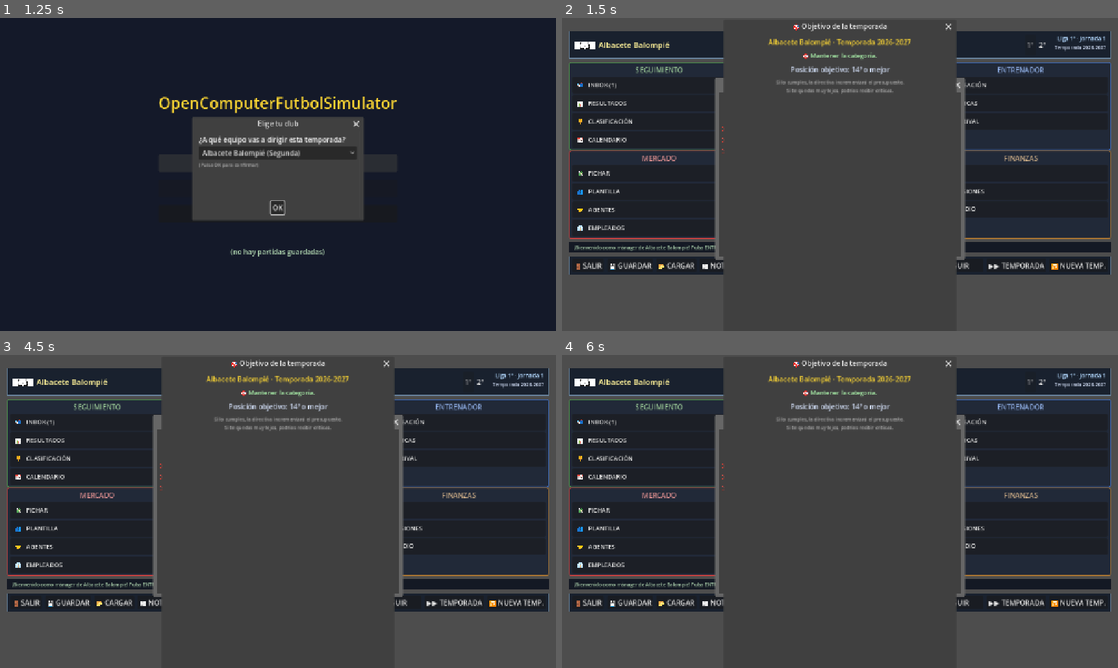
Above: before the commit, frames 1-4 (two rows, left to right).
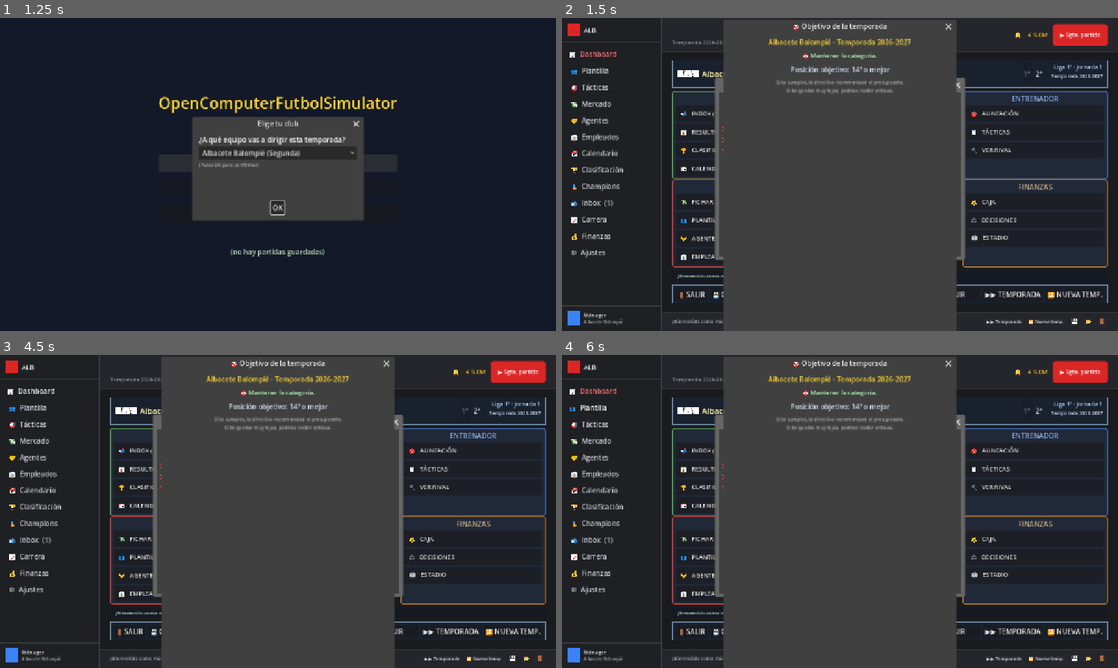
Above: after the commit, the same moments.

Repository: antxiko/OpenComputerFutbolSimulator
Game: Godot game, scene res://scenes/main_menu.tscn
Same seed, same stepped clock (60 frames per second), same inputs: the game is played once before the commit and once after it.
Inputs (mouse positions are in pixels of both pictures, inside the frame that each line leads up to):
- Up to frame 1 (1.25 s): click "🆕 Nueva partida" at 0.5 s
- Up to frame 2 (1.5 s): click "OK" at 1.25 s
- Up to frame 3 (4.5 s): click "Empezar Liga" at 2 s; click "Empezar Liga" at 2.75 s; click "2ª" at 3.5 s; click (50, 392) at 4.25 s, where only the run after the commit has a clickable "📊 Dashboard"
- Up to frame 4 (6 s): click "📬 INBOX (1)" at 5 s; click (612, 408) at 5.75 s, where only the run after the commit has a clickable "👥 Plantilla"

Frame 1 is identical in both runs. In frame 2, 24% of the frame differs, in the area x 0-100%, y 0-100%; in frame 3, 24%; in frame 4, 24%.

Commit message:
v0.4.0 Fase B: shell del nuevo layout (sidebar + main_area + header)
Reemplaza el layout viejo (top_header + tabs + content + footer) por la
estructura dashboard moderno:

NUEVO scripts/ui/components/sidebar_nav.gd:
- Sidebar fija 230px con header (logo + club), lista de items
  (icon + label + badge opcional), footer (avatar + user name).
- Signal view_selected(view_name) al click.
- Métodos set_active(view) y set_badge(view, n).
- Aplica UIThemeManager.get_current() para colores.

game_hub._build_ui:
- HBox raíz con sidebar (230px) + main_area (expand).
- Main area: PanelContainer header + ScrollContainer content + status bar.
- Header del main_area con título grande + subtítulo + spacer + 🔔 notif +
  balance pill (€) + botón rojo "▶ Sgte. partido".
- Status bar minimalista al fondo: status_label + ▶▶ Temporada +
  🔁 Nueva temp + 💾 + 📂 + 🚪 (volver a menú).
- Vars del layout viejo (top_header_box, view_tabs_box, footer_global_box,
  primera/segunda_div_button, view_*_button, advance_button, user_team_label)
  se mantienen como nodos sin parent / invisibles para no romper _refresh_ui.

game_hub:
- Nuevas vars: sidebar_nav, balance_label, next_match_button, header_subtitle.
- _on_sidebar_view_selected: handler del signal.
- _refresh_sidebar: rebuild de items con badge dinámico de inbox.
- _refresh_header: actualiza título de vista, subtítulo
  (Temporada X-Y · Jornada N), y balance pill.
- Items sidebar: Dashboard, Plantilla, Tácticas, Mercado, Agentes,
  Empleados, Calendario, Clasificación, Champions, Inbox (con badge),
  Carrera, Finanzas, Ajustes.
- _refresh_ui llama _refresh_sidebar + _refresh_header.

NOTA: VIEW_HUB sigue renderizando los 4 cuadrantes viejos por ahora.
El nuevo Dashboard llega en Fase C con KPI cards + mini-pitch + chart.

NO toca motor del partido. Calibración intacta.

Diff:
--- /dev/null
+++ b/scripts/ui/components/sidebar_nav.gd
@@ -0,0 +1,203 @@
+class_name SidebarNav extends PanelContainer
+
+# Sidebar de navegación vertical estilo dashboard moderno.
+# Estructura:
+#   - Header con logo + nombre del club
+#   - (Opcional) SearchBar global (placeholder, implementado en Fase E)
+#   - Lista de items de navegación (icono + label)
+#   - Footer con avatar + nombre user mánager
+#
+# Emite signal `view_selected(view_name: String)` cuando el user pulsa un item.
+
+signal view_selected(view_name: String)
+
+const SIDEBAR_WIDTH: int = 230
+
+# Items definidos: cada uno es { icon, label, view, badge_count }
+# El badge_count se actualiza desde fuera con set_badge(view, n)
+var _items: Array = []
+var _active_view: String = ""
+var _items_box: VBoxContainer
+var _badges: Dictionary = {}  # view -> Label (referencia para actualizar)
+
+
+func _ready() -> void:
+	custom_minimum_size = Vector2(SIDEBAR_WIDTH, 0)
+	size_flags_horizontal = 0  # NO expand
+	size_flags_vertical = Control.SIZE_EXPAND_FILL
+	_apply_theme()
+
+
+# Inicializa la sidebar con club + items + user info. Llamar tras construirla.
+#   items: Array de Dictionary [{icon, label, view}, ...]
+func setup(club_name: String, club_short: String, items: Array, user_name: String) -> void:
+	_items = items
+	var theme: UITheme = UIThemeManager.get_current()
+
+	# Limpiar
+	for c in get_children():
+		c.queue_free()
+
+	var root := VBoxContainer.new()
+	root.add_theme_constant_override("separation", 0)
+	root.size_flags_vertical = Control.SIZE_EXPAND_FILL
+	add_child(root)
+
+	# Header: logo + nombre club
+	var header := HBoxContainer.new()
+	header.add_theme_constant_override("separation", 8)
+	var pad_header := MarginContainer.new()
+	pad_header.add_theme_constant_override("margin_left", 14)
+	pad_header.add_theme_constant_override("margin_right", 10)
+	pad_header.add_theme_constant_override("margin_top", 14)
+	pad_header.add_theme_constant_override("margin_bottom", 12)
+	pad_header.add_child(header)
+	root.add_child(pad_header)
+
+	var logo_circle := ColorRect.new()
+	logo_circle.color = theme.accent_primary
+	logo_circle.custom_minimum_size = Vector2(28, 28)
+	header.add_child(logo_circle)
+
+	var club_label := Label.new()
+	club_label.text = club_short if club_short != "" else club_name
+	club_label.add_theme_font_size_override("font_size", 15)
+	club_label.add_theme_color_override("font_color", theme.text_primary)
+	club_label.size_flags_horizontal = Control.SIZE_EXPAND_FILL
+	header.add_child(club_label)
+
+	# Separador sutil
+	var sep := ColorRect.new()
+	sep.color = theme.border_subtle
+	sep.custom_minimum_size = Vector2(0, 1)
+	root.add_child(sep)
+
+	# Items box
+	var items_pad := MarginContainer.new()
+	items_pad.add_theme_constant_override("margin_left", 8)
+	items_pad.add_theme_constant_override("margin_right", 8)
+	items_pad.add_theme_constant_override("margin_top", 10)
+	items_pad.add_theme_constant_override("margin_bottom", 10)
+	items_pad.size_flags_vertical = Control.SIZE_EXPAND_FILL
+	root.add_child(items_pad)
+	_items_box = VBoxContainer.new()
+	_items_box.add_theme_constant_override("separation", 2)
+	items_pad.add_child(_items_box)
+	_badges.clear()
+	for it: Dictionary in items:
+		_items_box.add_child(_build_item_row(it))
+
+	# Footer del sidebar: avatar + user name
+	var sep2 := ColorRect.new()
+	sep2.color = theme.border_subtle
+	sep2.custom_minimum_size = Vector2(0, 1)
+	root.add_child(sep2)
+	var footer := HBoxContainer.new()
+	footer.add_theme_constant_override("separation", 8)
+	var pad_footer := MarginContainer.new()
+	pad_footer.add_theme_constant_override("margin_left", 14)
+	pad_footer.add_theme_constant_override("margin_right", 10)
+	pad_footer.add_theme_constant_override("margin_top", 12)
+	pad_footer.add_theme_constant_override("margin_bottom", 14)
+	pad_footer.add_child(footer)
+	root.add_child(pad_footer)
+
+	var avatar := ColorRect.new()
+	avatar.color = theme.accent_info
+	avatar.custom_minimum_size = Vector2(28, 28)
+	footer.add_child(avatar)
+
+	var user_box := VBoxContainer.new()
+	user_box.add_theme_constant_override("separation", 0)
+	user_box.size_flags_horizontal = Control.SIZE_EXPAND_FILL
+	footer.add_child(user_box)
+	var user_label := Label.new()
+	user_label.text = user_name if user_name != "" else "Mánager"
+	user_label.add_theme_font_size_override("font_size", 12)
+	user_label.add_theme_color_override("font_color", theme.text_primary)
+	user_box.add_child(user_label)
+	var club_sub := Label.new()
+	club_sub.text = club_name if club_name != "" else "Sin club"
+	club_sub.add_theme_font_size_override("font_size", 10)
+	club_sub.add_theme_color_override("font_color", theme.text_secondary)
+	user_box.add_child(club_sub)
+
+
+# Marca un item como activo (resalta visualmente). Llama tras navegar.
+func set_active(view_name: String) -> void:
+	_active_view = view_name
+	if _items_box == null:
+		return
+	# Rebuild items para refrescar estilos
+	for c in _items_box.get_children():
+		c.queue_free()
+	_badges.clear()
+	for it: Dictionary in _items:
+		_items_box.add_child(_build_item_row(it))
+
+
+# Actualiza el badge de un item (ej. inbox count). Si n <= 0, oculta el badge.
+func set_badge(view_name: String, n: int) -> void:
+	for it: Dictionary in _items:
+		if String(it.get("view", "")) == view_name:
+			it["badge_count"] = n
+	if _badges.has(view_name):
+		var lbl: Label = _badges[view_name]
+		if n > 0:
+			lbl.text = "(%d)" % n
+			lbl.visible = true
+		else:
+			lbl.visible = false
+
+
+func _build_item_row(it: Dictionary) -> Control:
+	var theme: UITheme = UIThemeManager.get_current()
+	var view_name: String = String(it.get("view", ""))
+	var is_active: bool = (_active_view == view_name)
+
+	var btn := Button.new()
+	btn.flat = true
+	btn.alignment = HORIZONTAL_ALIGNMENT_LEFT
+	btn.custom_minimum_size = Vector2(0, 36)
+	btn.size_flags_horizontal = Control.SIZE_EXPAND_FILL
+
+	var icon: String = String(it.get("icon", ""))
+	var label: String = String(it.get("label", ""))
+	var badge_count: int = int(it.get("badge_count", 0))
+	var bc_str: String = "  (%d)" % badge_count if badge_count > 0 else ""
+	btn.text = "  %s  %s%s" % [icon, label, bc_str]
+
+	if is_active:
+		btn.add_theme_color_override("font_color", theme.sidebar_active_text)
+		# Background activo via stylebox
+		var sb_active := StyleBoxFlat.new()
+		sb_active.bg_color = theme.sidebar_active_bg
+		sb_active.corner_radius_top_left = 6
+		sb_active.corner_radius_top_right = 6
+		sb_active.corner_radius_bottom_left = 6
+		sb_active.corner_radius_bottom_right = 6
+		btn.add_theme_stylebox_override("normal", sb_active)
+		btn.add_theme_stylebox_override("hover", sb_active)
+		btn.add_theme_stylebox_override("pressed", sb_active)
+	else:
+		btn.add_theme_color_override("font_color", theme.sidebar_text)
+		var sb_hover := StyleBoxFlat.new()
+		sb_hover.bg_color = theme.sidebar_hover_bg
+		sb_hover.corner_radius_top_left = 6
+		sb_hover.corner_radius_top_right = 6
+		sb_hover.corner_radius_bottom_left = 6
+		sb_hover.corner_radius_bottom_right = 6
+		btn.add_theme_stylebox_override("hover", sb_hover)
+
+	btn.pressed.connect(func() -> void:
+		view_selected.emit(view_name))
+	return btn
+
+
+func _apply_theme() -> void:
+	var theme: UITheme = UIThemeManager.get_current()
+	var sb := StyleBoxFlat.new()
+	sb.bg_color = theme.sidebar_bg
+	sb.border_width_right = 1
+	sb.border_color = theme.border_subtle
+	add_theme_stylebox_override("panel", sb)
--- a/scripts/ui/game_hub.gd
+++ b/scripts/ui/game_hub.gd
@@ -154,6 +154,11 @@
 var reset_button: Button
 var save_button: Button
 var load_button: Button
+# v0.4.0 Fase B — nuevo shell
+var sidebar_nav: SidebarNav
+var balance_label: Label
+var next_match_button: Button
+var header_subtitle: Label
 
 
 func _ready() -> void:
@@ -196,173 +201,221 @@
 
 
 # =========================================================================== #
-# UI: construcción
+# UI: construcción (v0.4.0 Fase B — shell con sidebar + main_area)
 # =========================================================================== #
 func _build_ui() -> void:
 	anchor_right = 1.0
 	anchor_bottom = 1.0
-
-	var margin := MarginContainer.new()
-	margin.anchor_right = 1.0
-	margin.anchor_bottom = 1.0
-	margin.add_theme_constant_override("margin_left", 16)
-	margin.add_theme_constant_override("margin_right", 16)
-	margin.add_theme_constant_override("margin_top", 16)
-	margin.add_theme_constant_override("margin_bottom", 16)
-	add_child(margin)
-
-	var vbox := VBoxContainer.new()
-	vbox.add_theme_constant_override("separation", 10)
-	margin.add_child(vbox)
-
-	# --- Header ---
-	top_header_box = HBoxContainer.new()
-	top_header_box.add_theme_constant_override("separation", 24)
-	vbox.add_child(top_header_box)
-	var header := top_header_box
-
-	# Botón "🏠 Hub" para volver al dashboard principal
-	var hub_btn := Button.new()
-	hub_btn.text = "🏠 Hub"
-	hub_btn.tooltip_text = "Volver al menú principal"
-	hub_btn.pressed.connect(_on_select_view.bind(VIEW_HUB))
-	header.add_child(hub_btn)
-
+	var th: UITheme = UIThemeManager.get_current()
+
+	# Background del root
+	var bg := ColorRect.new()
+	bg.color = th.bg_primary
+	bg.anchor_right = 1.0
+	bg.anchor_bottom = 1.0
+	bg.mouse_filter = Control.MOUSE_FILTER_IGNORE
+	add_child(bg)
+
+	# Layout raíz: HBox sidebar + main_area
+	var root_hbox := HBoxContainer.new()
+	root_hbox.anchor_right = 1.0
+	root_hbox.anchor_bottom = 1.0
+	root_hbox.add_theme_constant_override("separation", 0)
+	add_child(root_hbox)
+
+	# === SIDEBAR ===
+	sidebar_nav = SidebarNav.new()
+	sidebar_nav.view_selected.connect(_on_sidebar_view_selected)
+	root_hbox.add_child(sidebar_nav)
+
+	# === MAIN AREA ===
+	var main_area := VBoxContainer.new()
+	main_area.size_flags_horizontal = Control.SIZE_EXPAND_FILL
+	main_area.size_flags_vertical = Control.SIZE_EXPAND_FILL
+	main_area.add_theme_constant_override("separation", 0)
+	root_hbox.add_child(main_area)
+
+	# --- Header del main_area ---
+	var header_panel := PanelContainer.new()
+	var header_sb := StyleBoxFlat.new()
+	header_sb.bg_color = th.bg_secondary
+	header_sb.border_width_bottom = 1
+	header_sb.border_color = th.border_subtle
+	header_sb.content_margin_left = 24
+	header_sb.content_margin_right = 24
+	header_sb.content_margin_top = 14
+	header_sb.content_margin_bottom = 14
+	header_panel.add_theme_stylebox_override("panel", header_sb)
+	main_area.add_child(header_panel)
+
+	var header_h := HBoxContainer.new()
+	header_h.add_theme_constant_override("separation", 12)
+	header_panel.add_child(header_h)
+
+	var title_box := VBoxContainer.new()
+	title_box.add_theme_constant_override("separation", 2)
+	title_box.size_flags_horizontal = Control.SIZE_EXPAND_FILL
+	header_h.add_child(title_box)
 	view_title_label = Label.new()
-	view_title_label.text = ""
-	view_title_label.add_theme_font_size_override("font_size", 18)
-	view_title_label.add_theme_color_override("font_color", Color(1.0, 0.85, 0.2))
-	header.add_child(view_title_label)
-
-	var spacer := Control.new()
-	spacer.size_flags_horizontal = Control.SIZE_EXPAND_FILL
-	header.add_child(spacer)
-
+	view_title_label.text = "Dashboard"
+	view_title_label.add_theme_font_size_override("font_size", 22)
+	view_title_label.add_theme_color_override("font_color", th.text_primary)
+	title_box.add_child(view_title_label)
+	header_subtitle = Label.new()
+	header_subtitle.text = ""
+	header_subtitle.add_theme_font_size_override("font_size", 12)
+	header_subtitle.add_theme_color_override("font_color", th.text_secondary)
+	title_box.add_child(header_subtitle)
+
+	# Year / Jornada (compactos, junto al subtítulo en el header pero como vars
+	# separadas para que el resto del código siga setando .text como antes)
 	year_label = Label.new()
-	year_label.add_theme_font_size_override("font_size", 16)
-	header.add_child(year_label)
-
+	year_label.visible = false
+	header_h.add_child(year_label)
 	jornada_label = Label.new()
-	jornada_label.add_theme_font_size_override("font_size", 16)
-	header.add_child(jornada_label)
-
-	vbox.add_child(HSeparator.new())
-
-	# --- División tabs ---
-	div_tabs_box = HBoxContainer.new()
-	div_tabs_box.add_theme_constant_override("separation", 4)
-	vbox.add_child(div_tabs_box)
-	var div_tabs := div_tabs_box
-
-	primera_div_button = _make_tab_button("Primera", _on_select_division.bind("primera"))
-	div_tabs.add_child(primera_div_button)
-	segunda_div_button = _make_tab_button("Segunda", _on_select_division.bind("segunda"))
-	div_tabs.add_child(segunda_div_button)
-
-	# --- View tabs ---
-	view_tabs_box = HBoxContainer.new()
-	view_tabs_box.add_theme_constant_override("separation", 4)
-	vbox.add_child(view_tabs_box)
-	var view_tabs := view_tabs_box
-
-	view_table_button = _make_tab_button("Clasificación", _on_select_view.bind(VIEW_TABLE))
-	view_tabs.add_child(view_table_button)
-	view_fixtures_button = _make_tab_button("Última jornada", _on_select_view.bind(VIEW_FIXTURES))
-	view_tabs.add_child(view_fixtures_button)
-	view_team_button = _make_tab_button("Plantilla", _on_select_view.bind(VIEW_TEAM))
-	view_tabs.add_child(view_team_button)
-	view_tactics_button = _make_tab_button("Mi alineación", _on_select_view.bind(VIEW_TACTICS))
-	view_tabs.add_child(view_tactics_button)
-	view_market_button = _make_tab_button("Mercado", _on_select_view.bind(VIEW_MARKET))
-	view_tabs.add_child(view_market_button)
-	var view_career_button := _make_tab_button("📈 Carrera", _on_select_view.bind(VIEW_CAREER))
-	view_career_button.name = "ViewCareerButton"
-	view_tabs.add_child(view_career_button)
-	var view_champions_button := _make_tab_button("🏆 Champions", _on_select_view.bind(VIEW_CHAMPIONS))
-	view_champions_button.name = "ViewChampionsButton"
-	view_tabs.add_child(view_champions_button)
-	var view_finances_button := _make_tab_button("💰 Finanzas", _on_select_view.bind(VIEW_FINANCES))
-	view_tabs.add_child(view_finances_button)
-	var view_calendar_button := _make_tab_button("📅 Calendario", _on_select_view.bind(VIEW_CALENDAR))
-	view_tabs.add_child(view_calendar_button)
-
-	# Indicador de "Mi club" (solo lectura — el club se elige en Nueva partida)
-	var spacer2 := Control.new()
-	spacer2.size_flags_horizontal = Control.SIZE_EXPAND_FILL
-	view_tabs.add_child(spacer2)
-	user_team_label = Label.new()
-	user_team_label.add_theme_font_size_override("font_size", 12)
-	user_team_label.add_theme_color_override("font_color", Color(1.0, 0.85, 0.2))
-	view_tabs.add_child(user_team_label)
-
-	top_header_separator = HSeparator.new()
-	vbox.add_child(top_header_separator)
-
-	# --- Content area (cambia según la vista) ---
-	var scroll := ScrollContainer.new()
-	scroll.size_flags_horizontal = Control.SIZE_EXPAND_FILL
-	scroll.size_flags_vertical = Control.SIZE_EXPAND_FILL
-	scroll.horizontal_scroll_mode = ScrollContainer.SCROLL_MODE_AUTO
-	vbox.add_child(scroll)
+	jornada_label.visible = false
+	header_h.add_child(jornada_label)
+
+	# Notif (campana → Inbox)
+	var notif_btn := Button.new()
+	notif_btn.text = "🔔"
+	notif_btn.flat = true
+	notif_btn.tooltip_text = "Inbox"
+	notif_btn.pressed.connect(_on_select_view.bind(VIEW_INBOX))
+	header_h.add_child(notif_btn)
+
+	# Balance pill
+	balance_label = Label.new()
+	balance_label.text = "€ —"
+	balance_label.add_theme_font_size_override("font_size", 14)
+	balance_label.add_theme_color_override("font_color", th.accent_warning)
+	header_h.add_child(balance_label)
+
+	# Next match button (acción primaria)
+	next_match_button = Button.new()
+	next_match_button.text = "▶ Sgte. partido"
+	next_match_button.add_theme_font_size_override("font_size", 13)
+	next_match_button.pressed.connect(_on_advance_jornada)
+	var nm_sb := StyleBoxFlat.new()
+	nm_sb.bg_color = th.accent_primary
+	nm_sb.corner_radius_top_left = 6
+	nm_sb.corner_radius_top_right = 6
+	nm_sb.corner_radius_bottom_left = 6
+	nm_sb.corner_radius_bottom_right = 6
+	nm_sb.content_margin_left = 16
+	nm_sb.content_margin_right = 16
+	nm_sb.content_margin_top = 8
+	nm_sb.content_margin_bottom = 8
+	next_match_button.add_theme_stylebox_override("normal", nm_sb)
+	next_match_button.add_theme_stylebox_override("hover", nm_sb)
+	next_match_button.add_theme_stylebox_override("pressed", nm_sb)
+	next_match_button.add_theme_color_override("font_color", th.text_on_accent)
+	next_match_button.add_theme_color_override("font_hover_color", th.text_on_accent)
+	header_h.add_child(next_match_button)
+
+	# --- Content area (cambia por vista) ---
+	var content_scroll := ScrollContainer.new()
+	content_scroll.size_flags_horizontal = Control.SIZE_EXPAND_FILL
+	content_scroll.size_flags_vertical = Control.SIZE_EXPAND_FILL
+	main_area.add_child(content_scroll)
+
+	var content_pad := MarginContainer.new()
+	content_pad.add_theme_constant_override("margin_left", 24)
+	content_pad.add_theme_constant_override("margin_right", 24)
+	content_pad.add_theme_constant_override("margin_top", 18)
+	content_pad.add_theme_constant_override("margin_bottom", 18)
+	content_pad.size_flags_horizontal = Control.SIZE_EXPAND_FILL
+	content_scroll.add_child(content_pad)
 
 	content_area = VBoxContainer.new()
 	content_area.size_flags_horizontal = Control.SIZE_EXPAND_FILL
-	scroll.add_child(content_area)
-
-	vbox.add_child(HSeparator.new())
-
-	# --- Footer: status + botones ---
-	footer_global_box = HBoxContainer.new()
-	footer_global_box.add_theme_constant_override("separation", 12)
-	vbox.add_child(footer_global_box)
-	var footer := footer_global_box
+	content_area.add_theme_constant_override("separation", 10)
+	content_pad.add_child(content_area)
+
+	# --- Status bar (footer mínimo: solo status_label + acciones extra) ---
+	var status_panel := PanelContainer.new()
+	var status_sb := StyleBoxFlat.new()
+	status_sb.bg_color = th.bg_secondary
+	status_sb.border_width_top = 1
+	status_sb.border_color = th.border_subtle
+	status_sb.content_margin_left = 24
+	status_sb.content_margin_right = 24
+	status_sb.content_margin_top = 6
+	status_sb.content_margin_bottom = 6
+	status_panel.add_theme_stylebox_override("panel", status_sb)
+	main_area.add_child(status_panel)
+
+	var status_h := HBoxContainer.new()
+	status_h.add_theme_constant_override("separation", 8)
+	status_panel.add_child(status_h)
 
 	status_label = Label.new()
 	status_label.size_flags_horizontal = Control.SIZE_EXPAND_FILL
-	status_label.add_theme_color_override("font_color", Color(0.7, 0.85, 0.7))
-	footer.add_child(status_label)
-
-	advance_button = Button.new()
-	advance_button.text = "▶ Jornada"
-	advance_button.tooltip_text = "Simular siguiente jornada (con modal pre-partido si juega tu equipo)"
-	advance_button.pressed.connect(_on_advance_jornada)
-	footer.add_child(advance_button)
-
+	status_label.add_theme_color_override("font_color", th.text_secondary)
+	status_label.add_theme_font_size_override("font_size", 11)
+	status_h.add_child(status_label)
+
+	# Acciones secundarias: ▶▶ Temporada, 🔁 Nueva temp.
 	advance_all_button = Button.new()
 	advance_all_button.text = "▶▶ Temporada"
+	advance_all_button.flat = true
+	advance_all_button.add_theme_font_size_override("font_size", 11)
 	advance_all_button.tooltip_text = "Simular toda la temporada sin pausas"
 	advance_all_button.pressed.connect(_on_advance_full_season)
-	footer.add_child(advance_all_button)
+	status_h.add_child(advance_all_button)
 
 	reset_button = Button.new()
 	reset_button.text = "🔁 Nueva temp."
-	reset_button.tooltip_text = "Aplicar asc/desc + aging + cantera + mercado IA, empezar nueva temporada"
+	reset_button.flat = true
+	reset_button.add_theme_font_size_override("font_size", 11)
+	reset_button.tooltip_text = "Cerrar temporada y empezar la siguiente"
 	reset_button.pressed.connect(_on_reset_season)
-	footer.add_child(reset_button)
+	status_h.add_child(reset_button)
 
 	save_button = Button.new()
 	save_button.text = "💾"
-	save_button.tooltip_text = "Guardar partida (multi-slot)"
+	save_button.flat = true
+	save_button.tooltip_text = "Guardar partida"
 	save_button.pressed.connect(_on_save_game)
-	footer.add_child(save_button)
+	status_h.add_child(save_button)
 
 	load_button = Button.new()
 	load_button.text = "📂"
-	load_button.tooltip_text = "Cargar partida (multi-slot)"
+	load_button.flat = true
+	load_button.tooltip_text = "Cargar partida"
 	load_button.pressed.connect(_on_load_game)
-	footer.add_child(load_button)
-
-	var settings_button := Button.new()
-	settings_button.text = "Ajustes"
-	settings_button.tooltip_text = "Ajustes (tema claro/oscuro)"
-	settings_button.pressed.connect(_on_select_view.bind(VIEW_SETTINGS))
-	footer.add_child(settings_button)
-
-	var menu_button := Button.new()
-	menu_button.text = "🏠"
-	menu_button.tooltip_text = "Volver al menú principal"
-	menu_button.pressed.connect(_on_back_to_menu)
-	footer.add_child(menu_button)
+	status_h.add_child(load_button)
+
+	var menu_btn := Button.new()
+	menu_btn.text = "🚪"
+	menu_btn.flat = true
+	menu_btn.tooltip_text = "Volver al menú principal"
+	menu_btn.pressed.connect(_on_back_to_menu)
+	status_h.add_child(menu_btn)
+
+	# === DUMMY: variables del layout viejo (mantenerlas para no romper _refresh_ui) ===
+	# Estas vars siguen siendo referenciadas por _refresh_ui y otras funciones.
+	# Son nodos sin parent (sí se garbage-collect-able) con visible=false donde aplica.
+	top_header_box = HBoxContainer.new()
+	top_header_box.visible = false
+	div_tabs_box = HBoxContainer.new()
+	div_tabs_box.visible = false
+	view_tabs_box = HBoxContainer.new()
+	view_tabs_box.visible = false
+	top_header_separator = HSeparator.new()
+	top_header_separator.visible = false
+	footer_global_box = HBoxContainer.new()
+	footer_global_box.visible = false
+	primera_div_button = Button.new()
+	segunda_div_button = Button.new()
+	view_table_button = Button.new()
+	view_fixtures_button = Button.new()
+	view_team_button = Button.new()
+	view_tactics_button = Button.new()
+	view_market_button = Button.new()
+	user_team_label = Label.new()
+	user_team_label.visible = false
+	advance_button = Button.new()  # reemplazado por next_match_button
 
 
 func _make_tab_button(text: String, callback: Callable) -> Button:
@@ -3491,6 +3544,61 @@
 	_refresh_ui()
 
 
+# v0.4.0 Fase B: handler de selección desde la sidebar
+func _on_sidebar_view_selected(view: String) -> void:
+	_on_select_view(view)
+
+
+# v0.4.0 Fase B: rebuild de items de la sidebar según user_team_id
+func _refresh_sidebar() -> void:
+	if sidebar_nav == null:
+		return
+	var club_name: String = ""
+	var club_short: String = ""
+	if user_team_id != "":
+		var t := _find_team_by_id(user_team_id)
+		if t != null:
+			club_name = t.name
+			club_short = t.short_name
+	var items: Array = [
+		{"icon": "📊", "label": "Dashboard", "view": VIEW_HUB},
+		{"icon": "👥", "label": "Plantilla", "view": VIEW_TEAM},
+		{"icon": "🎯", "label": "Tácticas", "view": VIEW_TACTICS},
+		{"icon": "💸", "label": "Mercado", "view": VIEW_MARKET},
+		{"icon": "🤝", "label": "Agentes", "view": VIEW_AGENTS},
+		{"icon": "👔", "label": "Empleados", "view": VIEW_EMPLOYEES},
+		{"icon": "📅", "label": "Calendario", "view": VIEW_CALENDAR},
+		{"icon": "🏆", "label": "Clasificación", "view": VIEW_TABLE},
+		{"icon": "🏅", "label": "Champions", "view": VIEW_CHAMPIONS},
+		{"icon": "📬", "label": "Inbox", "view": VIEW_INBOX, "badge_count": _inbox_unread_count()},
+		{"icon": "📈", "label": "Carrera", "view": VIEW_CAREER},
+		{"icon": "💰", "label": "Finanzas", "view": VIEW_FINANCES},
+		{"icon": "⚙", "label": "Ajustes", "view": VIEW_SETTINGS},
+	]
+	sidebar_nav.setup(club_name, club_short, items, "Mánager")
+	sidebar_nav.set_active(current_view)
+
+
+# v0.4.0 Fase B: sincroniza header (título, subtítulo, balance) con la vista
+func _refresh_header() -> void:
+	if view_title_label == null:
+		return
+	view_title_label.text = _view_title_for(current_view)
+	if header_subtitle != null:
+		var jornada_text: String = ""
+		if primera_state != null and primera_state.calendar != null:
+			jornada_text = "Jornada %d / %d" % [primera_state.current_jornada, primera_state.calendar.size()]
+		header_subtitle.text = "Temporada %d-%d  ·  %s" % [year, year + 1, jornada_text]
+	# Balance
+	if balance_label != null:
+		var balance_text: String = "€ —"
+		if user_team_id != "":
+			var t := _find_team_by_id(user_team_id)
+			if t != null and t.finances != null:
+				balance_text = "€ %s" % _fmt_eur(t.finances.cash_balance)
+		balance_label.text = balance_text
+
+
 func _current_state() -> DivisionState:
 	return primera_state if selected_division == "primera" else segunda_state
 
@@ -3503,6 +3611,10 @@
 	var st := _current_state()
 	jornada_label.text = "Jornada %d / %d (%s)" % [
 		st.current_jornada, st.calendar.size(), selected_division.capitalize()]
+
+	# v0.4.0 Fase B: actualizar sidebar + header del nuevo layout
+	_refresh_sidebar()
+	_refresh_header()
 
 	# Modo HUB: ocultar TODA la chrome antigua (header, tabs, footer global)
 	# — el hub tiene su propia cabecera/centro/footer.
